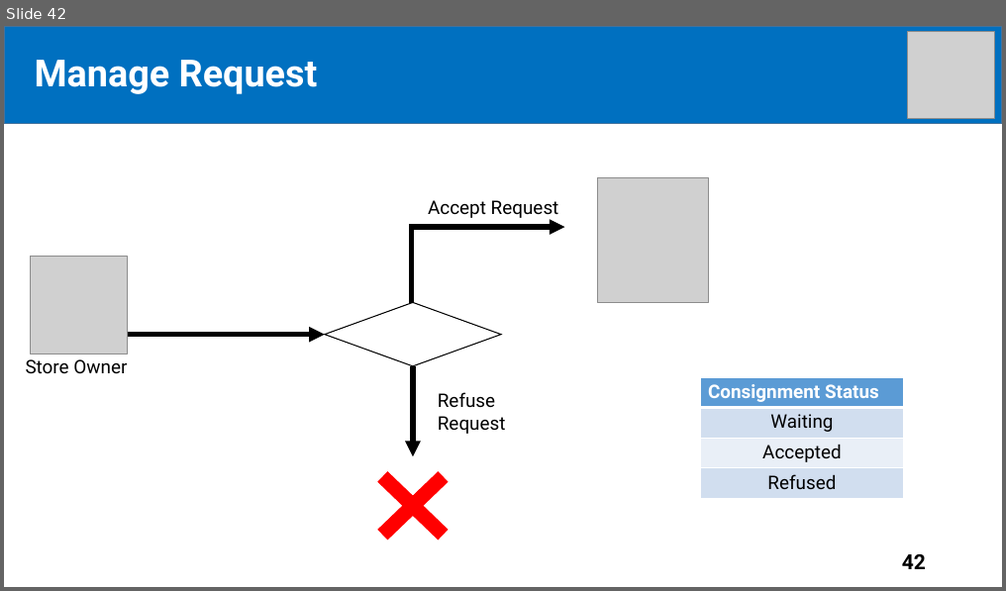
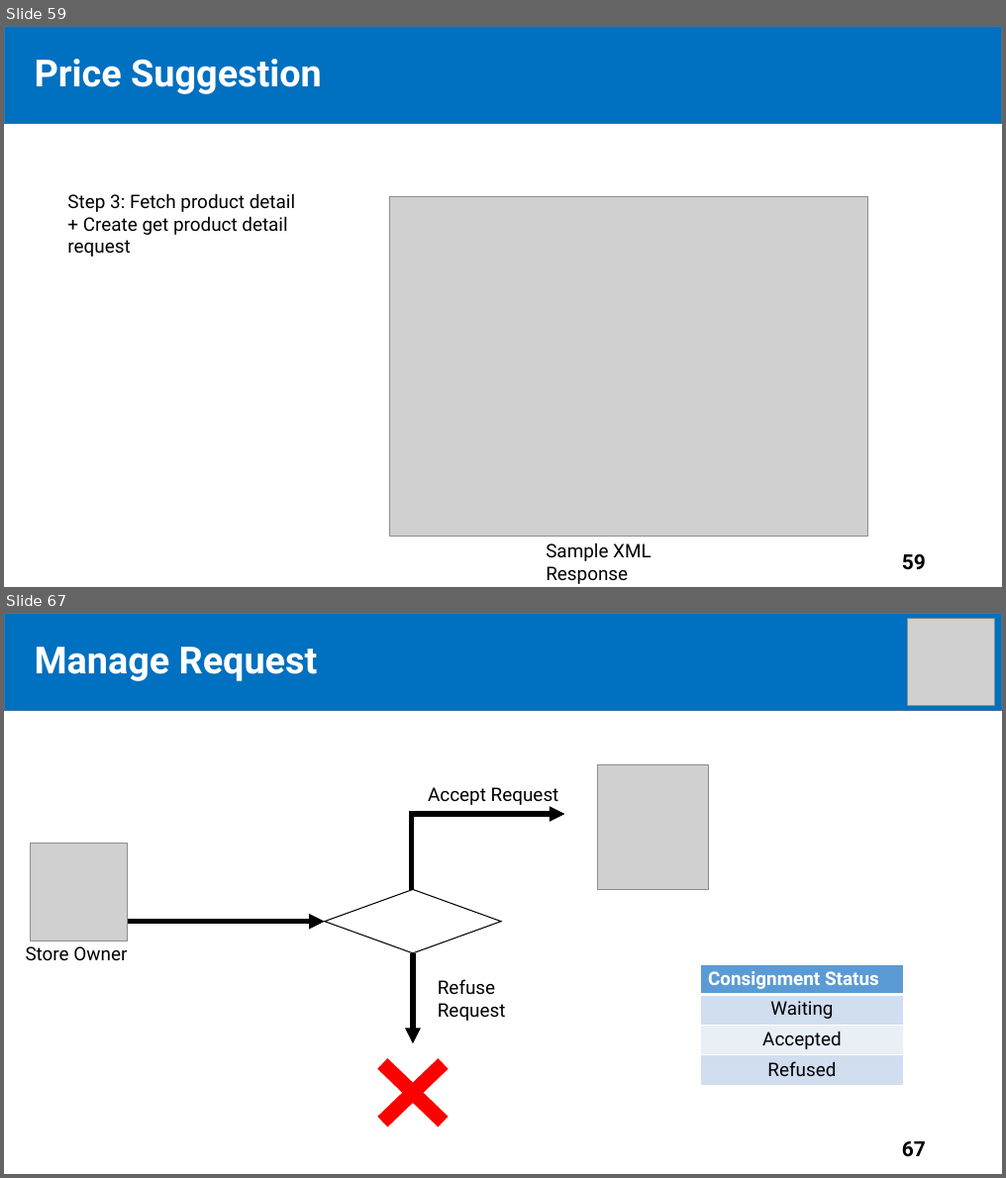
Before and after one commit to tiendan3108/CP, a slide deck: Source/Presentation/PreFinalPresentation.pptx. Shown one above the other, each under a label of ours: slide 42 before the commit, slides 59 and 67 after it; the slides between them are not shown. The pictures are 1006x591 and 1006x1178 pixels, drawn with LibreOffice and Linux fonts; fonts in the diff are those of the drawing; grey boxes stand for pictures. Boxes give left, top, right and bottom in pixels: in the first picture for what was removed or moved away, otherwise in the second. Text is boxed around its words. In the diff, an @@ line names an element or a change of style, - is before the commit and + after.

```diff
--- a/Source/Presentation/PreFinalPresentation.pptx
+++ b/Source/Presentation/PreFinalPresentation.pptx
@@ slide 59 added at bbox=[4, 26, 1002, 587], background #FFFFFF @@
@@ rectangle added at bbox=[4, 26, 1002, 123], fill #0070C0, outline #43739E 1 pt @@
@@ text added at bbox=[35, 59, 322, 94], 36 pt, text #FFFFFF, bold @@
+Price Suggestion
@@ title added at bbox=[61, 64, 209, 94], 44 pt, text #FFFFFF, bold @@
+Outline
@@ text added at bbox=[67, 193, 295, 235], 18 pt, text #000000 @@
+Step 3: Fetch product detail
++ Create get product detail request
@@ picture added at bbox=[389, 196, 868, 536] @@
@@ text added at bbox=[546, 544, 650, 584], 18 pt, text #000000 @@
+Sample XML Response
@@ page number added at bbox=[902, 555, 926, 570], 20 pt, text #000000, bold @@
+59
@@ what was slide 42 is now slide 67 @@
@@ page number at bbox=[902, 1142, 926, 1157]: text changed @@
-42
+67
```
Also in this commit, not shown: 4 slides changed, 26 other slides added, 2 slides removed.
